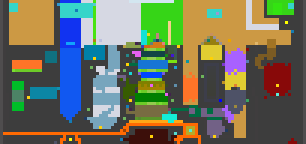
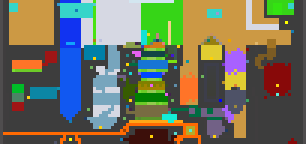
Layer changes from the first w=306, h=144 image to the second:
painted on "biome_map.png" over [12, 51, 186, 111]
